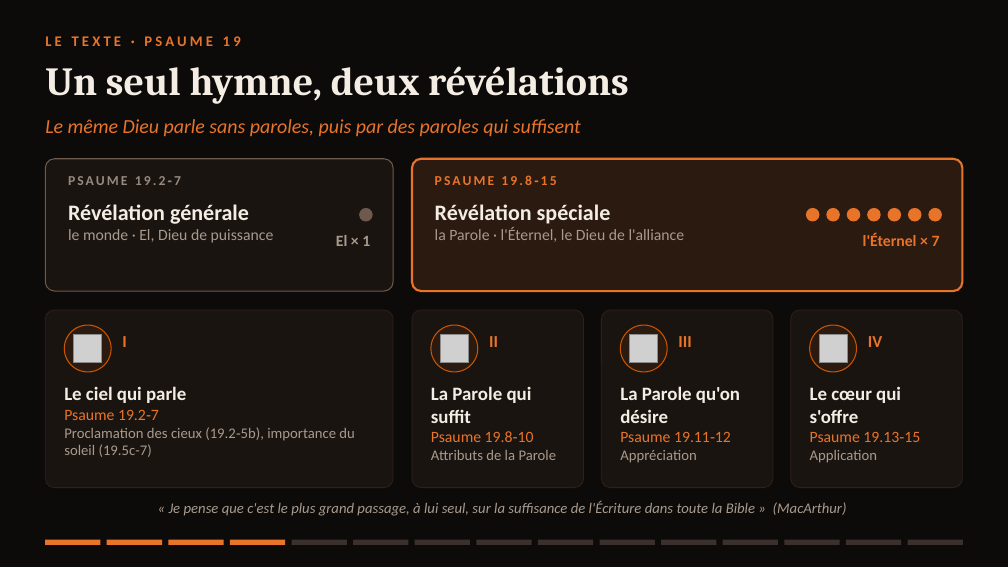
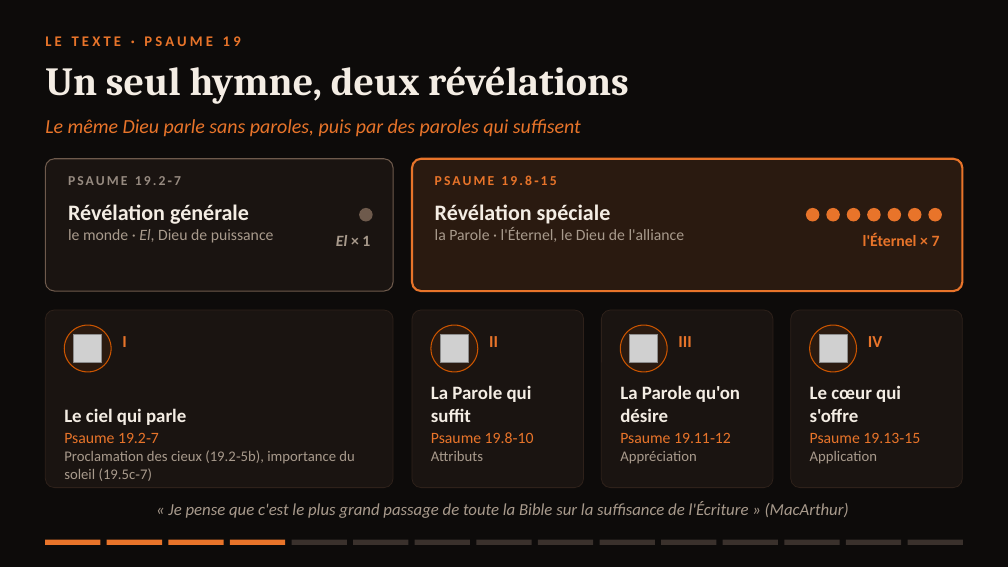
Before and after one commit to agbruneau/Prospection, a slide deck: slide 4 of Presentation-Psaume-19.pptx. Drawn at 1008x567 pixels with LibreOffice and Linux fonts; fonts in the diff are those of the drawing; grey boxes stand for pictures. Boxes give left, top, right and bottom in pixels: in the first picture for what was removed or moved away, otherwise in the second. Text is boxed around its words. In the diff, an @@ line names an element or a change of style, - is before the commit and + after.

```diff
--- a/Presentation-Psaume-19.pptx
+++ b/Presentation-Psaume-19.pptx
@@ text at <box>68,229,274,243</box>: italic on in "El," @@
@@ text at <box>64,386,186,403</box>: paragraph removed @@
-Le ciel qui parle
@@ text added at <box>64,408,186,425</box>, 18 pt, text #F4EDE4, bold @@
+Le ciel qui parle
@@ text "Psaume 19.2‑7": place and size @@
-text "Psaume 19.2‑7" at <box>64,386,354,457</box>
+text "Psaume 19.2‑7" at <box>64,433,354,481</box>
@@ text at <box>431,432,534,443</box>: text changed @@
-Attributs de la Parole
+Attributs
@@ text "Psaume 19.8‑10": place and size @@
-text "Psaume 19.8‑10" at <box>431,386,534,442</box>
+text "Psaume 19.8‑10" at <box>431,432,534,443</box>
@@ text at <box>64,450,354,481</box>: text changed @@
-Proclamation des cieux (19.2‑5b), importance du soleil (19.5c-7)
+Proclamation des cieux (19.2‑5b), importance du soleil (19.5c‑7)
@@ text at <box>168,502,849,518</box>: text changed; size 14 to 16 pt @@
-« Je pense que c'est le plus grand passage, à lui seul, sur la suffisance de l'Écriture dans toute la Bible » (MacArthur)
+« Je pense que c'est le plus grand passage de toute la Bible sur la suffisance de l'Écriture » (MacArthur)
```
Also in this commit, not shown: 14 other slides changed, 8 other files.
